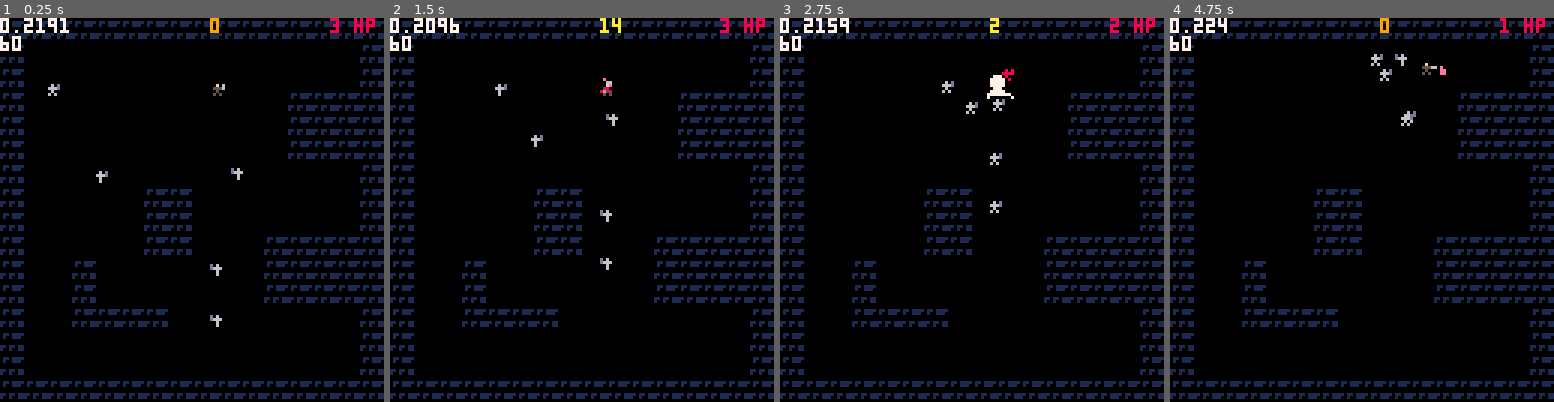
Above: before the commit, frames 1-4 (left to right).
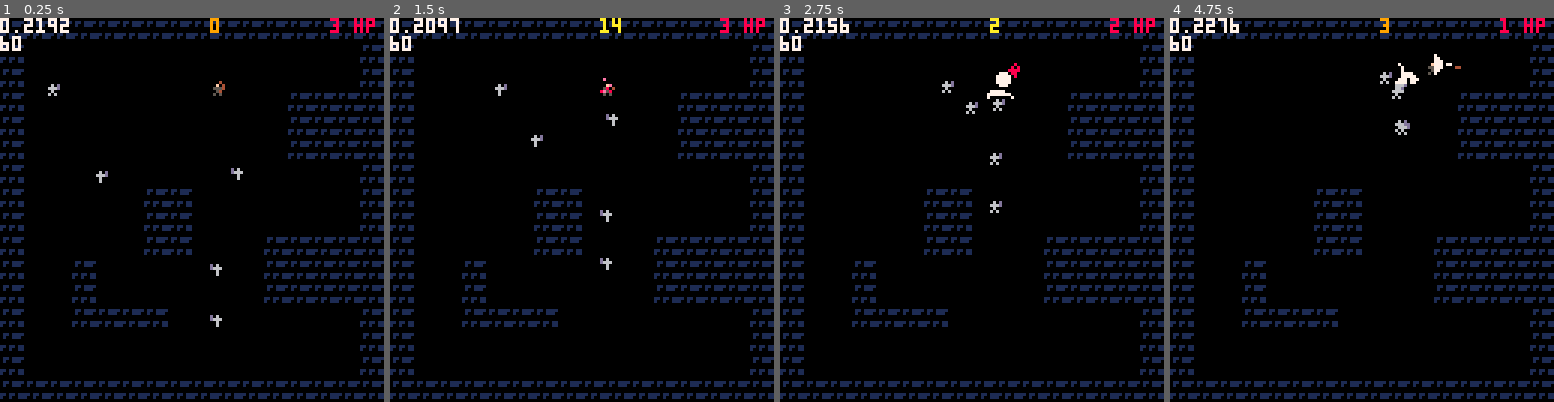
Above: after the commit, the same moments.

Repository: ironchestgames/pico-8-carts
Game: PICO-8 cartridge epicevilender.p8
The game is run twice, just before and just after one commit, with the same random seed, the same clock (stepped at 60 frames per second) and the same inputs.
Inputs:
- Up to frame 1 (0.25 s): no input
- Up to frame 2 (1.5 s): tap X (X key) at 0.33, 1.07 s; tap O (Z key) at 0.7 s
- Up to frame 3 (2.75 s): hold Right 1.6-2.1 s; tap O (Z key) at 1.7, 2.1, 2.5 s; tap X (X key) at 1.85 s; hold Up 2.15-2.42 s; hold Right from 2.47 s (still down)
- Up to frame 4 (4.75 s): tap O (Z key) every 0.4 s from 2.9 to 4.5 s; tap X (X key) at 2.97, 4.08 s; release Right at 3.03 s; hold Left 3.08-3.58 s; hold Down 3.63-3.97 s; hold Right 4.02-4.68 s; hold Up from 4.73 s (still down)

The runs differ from the first frame. In frame 1, less than 0.1% of the frame differs, in the area x 15-59%, y 0-20%; in frame 2, less than 0.1%; in frame 3, 0.2%; in frame 4, 0.9%, in the area x 12-76%, y 0-31%.

Commit message:
epicevilender - bow and arrows

Diff:
--- a/epicevilender.p8
+++ b/epicevilender.p8
@@ -307,6 +307,16 @@
  },
 }
 
+bow={
+ frames={
+  currentframe=1,
+  idling={{25,9,5,5, -2,-3}},
+  moving={{25,9,5,5, -2,-3}},
+  attacking={{30,9,5,5, -2,-3},{25,9,1,1, -2,-3}},
+  recovering={{25,9,5,5, -2,-3}},
+ },
+}
+
 
 -- skills
 swordattackskill={
@@ -338,6 +348,67 @@
    [0.625]={29,20,4,7, -3,-6}, -- left/down
    [0.75]={20,23,9,3, -4,-2}, -- down
    [0.875]={33,20,4,7, 0,-6}, -- down/right
+  }
+
+  local frame=angletofx[user.a]
+  frame[5]=x+frame[5]
+  frame[6]=y+frame[6]
+  frame.counter=skill.postperformdur
+  local vfx={frame}
+
+  add(vfxs,vfx)
+ end,
+}
+
+bowattackskill={
+ preperformdur=12,
+ postperformdur=6,
+ perform=function(skill,user)
+  local x=user.x+cos(user.a)*4
+  local y=user.y+sin(user.a)*4
+
+  -- arrow frame
+  local angletoframe={
+   [0]={49,20,2,1, -1,-0.5}, -- right
+   [0.125]={51,20,2,2, -1,-1}, -- right/up
+   [0.25]={53,20,1,2, -0.5,-1}, -- up
+   [0.375]={54,20,2,2, -1,-1}, -- up/left
+   [0.5]={49,20,2,1, -1,-0.5}, -- left
+   [0.625]={51,20,2,2, -1,-1}, -- left/down
+   [0.75]={53,20,1,2, -0.5,-1}, -- down
+   [0.875]={54,20,2,2, -1,-1}, -- down/right
+  }
+
+  local frame=angletoframe[user.a]
+
+  local attack=createattack({
+   x=x-1,
+   y=y-1,
+   halfw=1,
+   halfh=1,
+   state_counter=1000,
+   dx=cos(user.a)*1.6,
+   dy=sin(user.a)*1.6,
+   damage=1,
+   targetcount=1,
+   frames={
+    currentframe=1,
+    frame,
+   }
+  })
+
+  add(attacks,attack)
+
+  -- add vfx
+  angletofx={
+   [0]={0,27,6,7, -3,-5}, -- right
+   [0.125]={17,32,7,7, -4,-3}, -- right/up
+   [0.25]={10,31,7,6, -3,-3}, -- up
+   [0.375]={34,32,7,7, -3,-3}, -- up/left
+   [0.5]={4,27,6,7, -2,-5}, -- left
+   [0.625]={22,27,7,7, -2,-5}, -- left/down
+   [0.75]={10,27,7,6, -3,-4}, -- down
+   [0.875]={29,27,7,7, -4,-4}, -- down/right
   }
 
   local frame=angletofx[user.a]
@@ -422,7 +493,8 @@
      spd=0.5,
      hp=3,
      state='idling',
-     skill1=swordattackskill,
+     -- skill1=swordattackskill,
+     skill1=bowattackskill,
      skill2=fireboltskill,
      currentskill=nil,
      ispreperform=false,
@@ -514,6 +586,7 @@
 
   avatar.frames.currentframe=1
   sword.frames.currentframe=1
+  bow.frames.currentframe=1
  end
 
  if btn(5) and
@@ -528,6 +601,7 @@
 
   avatar.frames.currentframe=1
   sword.frames.currentframe=1
+  bow.frames.currentframe=1
 
   add(pemitters,createpemitter({
    follow=avatar,
@@ -578,11 +652,13 @@
      -- set next attacking frame
      actor.frames.currentframe=2
      sword.frames.currentframe=2
+     bow.frames.currentframe=2
 
     else -- note: done performing
      actor.state='idling'
      actor.frames.currentframe=1
      sword.frames.currentframe=1
+     bow.frames.currentframe=1
     end
    end
 
@@ -1203,7 +1279,10 @@
   -- draw items
   if actor == avatar then
    item=sword
-   local stateframes=sword.frames[state]
+   if avatar.skill1 == bowattackskill then
+    item=bow
+   end
+   local stateframes=item.frames[state]
    local currentframe=min(
      flr(item.frames.currentframe),
      #stateframes)
Not shown, changed: 23 lines of the sprite sheet (__gfx__) section of epicevilender.p8
Not shown, changed: epicevilender.png
